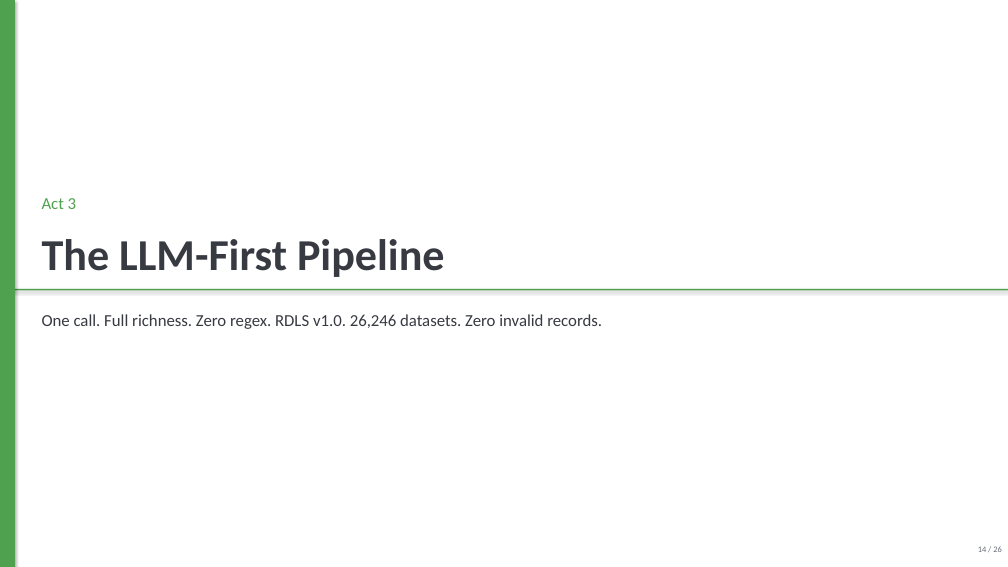
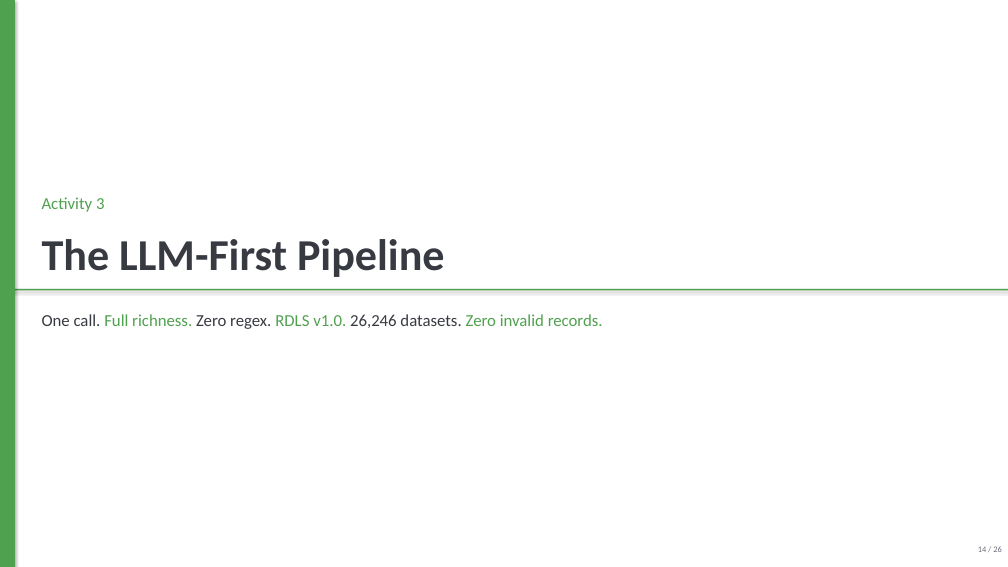
Before and after one commit to bennyistanto/to-rdls, a slide deck: slide 14 of docs/hdx2rdls_journey_20260512.pptx. Drawn at 1008x567 pixels with LibreOffice and Linux fonts; fonts in the diff are those of the drawing. Boxes give left, top, right and bottom in pixels: in the first picture for what was removed or moved away, otherwise in the second. Text is boxed around its words. In the diff, an @@ line names an element or a change of style, - is before the commit and + after.

```diff
--- a/docs/hdx2rdls_journey_20260512.pptx
+++ b/docs/hdx2rdls_journey_20260512.pptx
@@ text at bbox=[42, 197, 104, 212]: text changed @@
-Act 3
+Activity 3
@@ text "One call. Full richness. Zero ..." at bbox=[42, 314, 603, 329]: text colour #383A42 to #50A14F in "Full richness. RDLS v1.0. Zero invalid records." @@
```
Also in this commit, not shown: 25 other slides changed, 26 other files.
